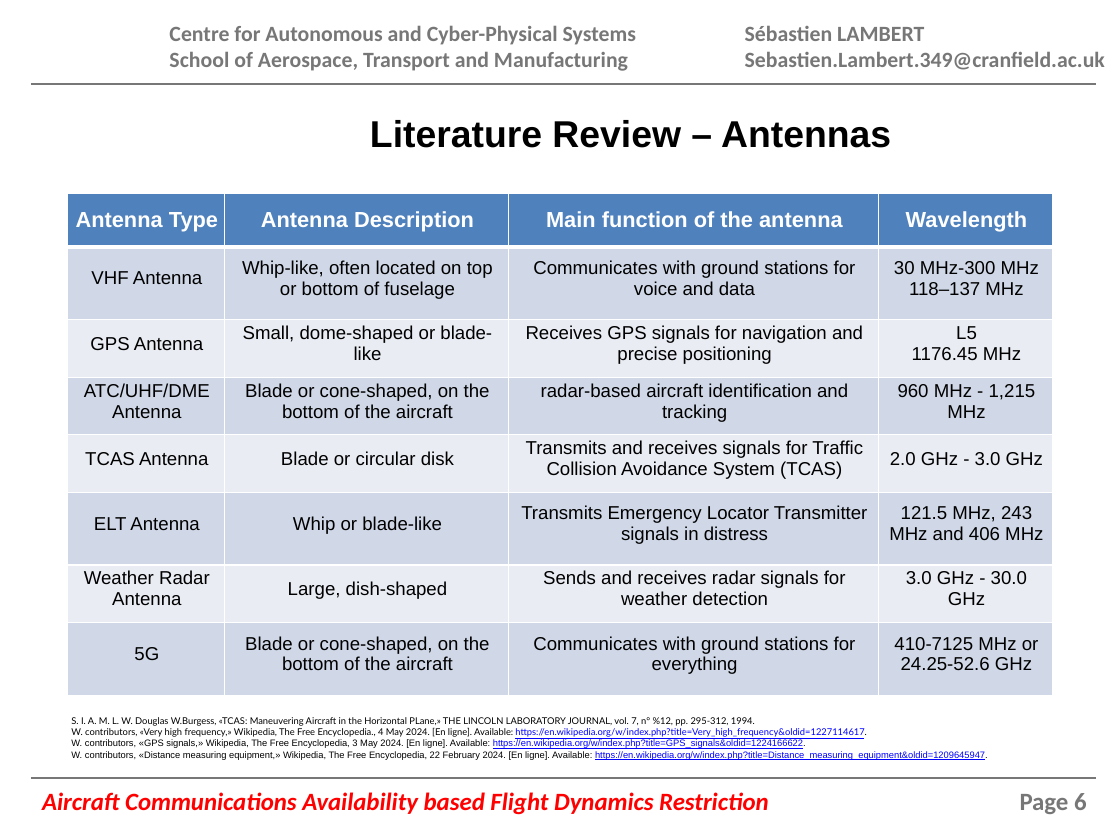
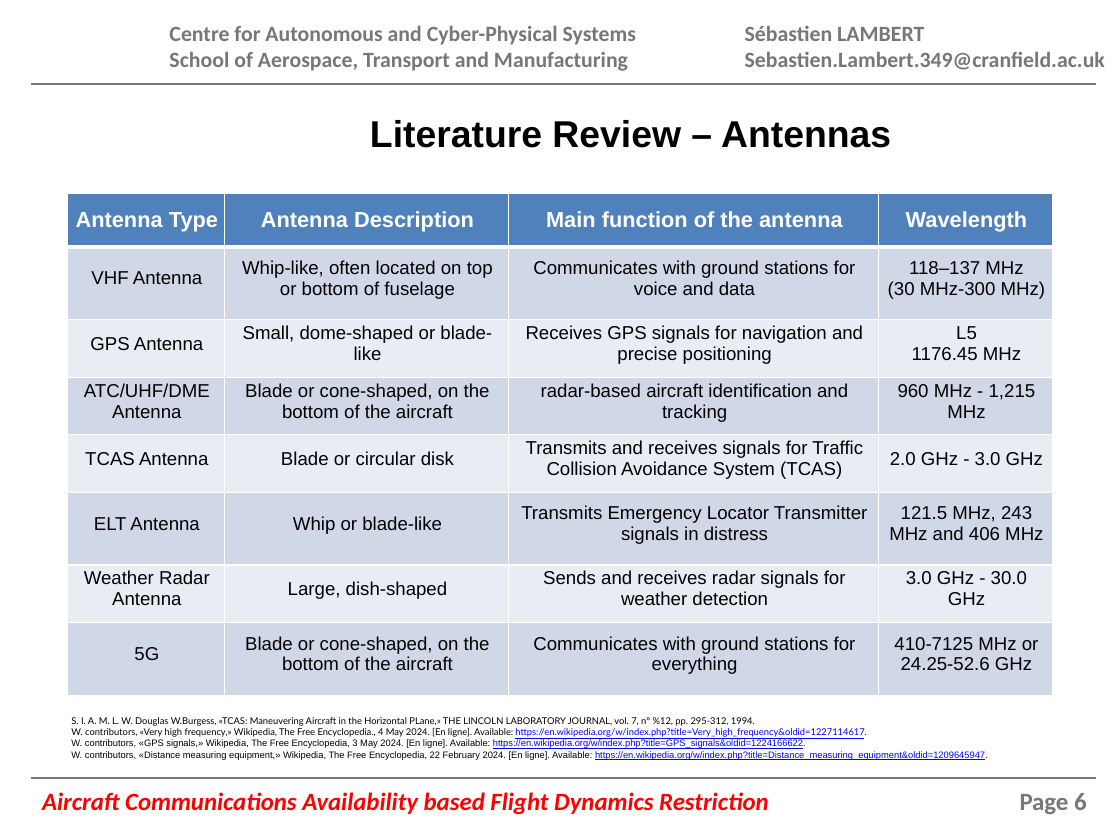
Before and after one commit to AVDC-Sebastien/IRP, a slide deck: slide 6 of Presentation/Interim_SLambert_416349.pptx. Drawn at 1120x840 pixels with LibreOffice and Linux fonts; fonts in the diff are those of the drawing; background and template pictures are left out. Boxes give left, top, right and bottom in pixels: in the first picture for what was removed or moved away, otherwise in the second. Text is boxed around its words. In the diff, an @@ line names an element or a change of style, - is before the commit and + after.

```diff
--- a/Presentation/Interim_SLambert_416349.pptx
+++ b/Presentation/Interim_SLambert_416349.pptx
@@ table at bbox=[67, 194, 1052, 696] @@
-row 2, column 4: 30 MHz-300 MHz / 118–137 MHz
+row 2, column 4: 118–137 MHz / (30 MHz-300 MHz)
```
Also in this commit, not shown: 7 other slides changed, 4 slides added, 2 slides removed, 10 other files.
